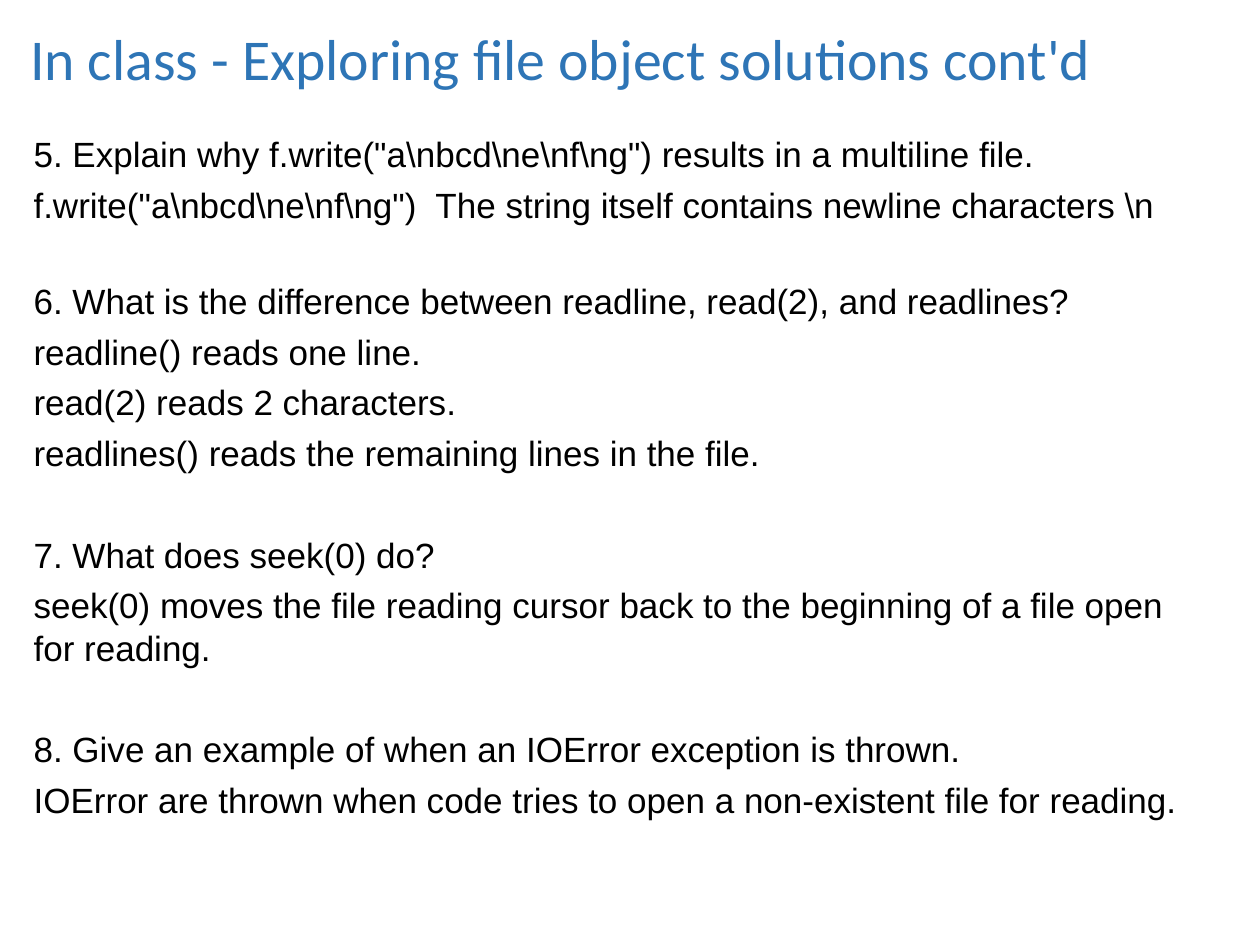
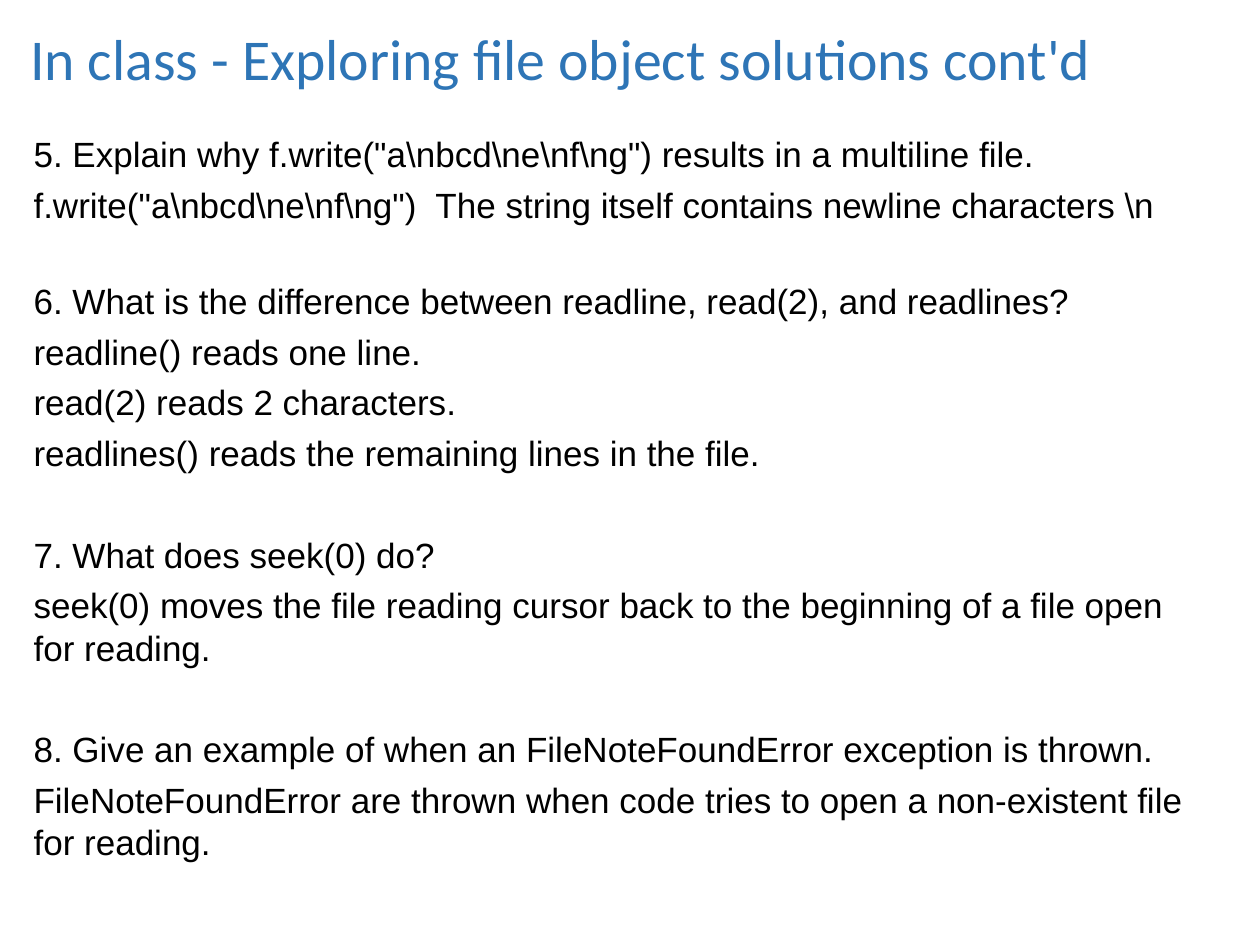
Before and after one commit to lgtateos/gis540, a slide deck: slide 12 of slides/fileIO.ppt. Drawn at 1260x945 pixels with LibreOffice and Linux fonts; fonts in the diff are those of the drawing. Boxes give left, top, right and bottom in pixels: in the first picture for what was removed or moved away, otherwise in the second. Text is boxed around its words. In the diff, an @@ line names an element or a change of style, - is before the commit and + after.

```diff
--- a/slides/fileIO.ppt
+++ b/slides/fileIO.ppt
@@ text at (x1=34, y1=736, x2=1182, y2=862): text changed @@
-8. Give an example of when an IOError exception is thrown.
-IOError are thrown when code tries to open a non-existent file for reading.
+8. Give an example of when an FileNoteFoundError exception is thrown.
+FileNoteFoundError are thrown when code tries to open a non-existent file for reading.
```
Also in this commit, not shown: 5 other slides changed.
